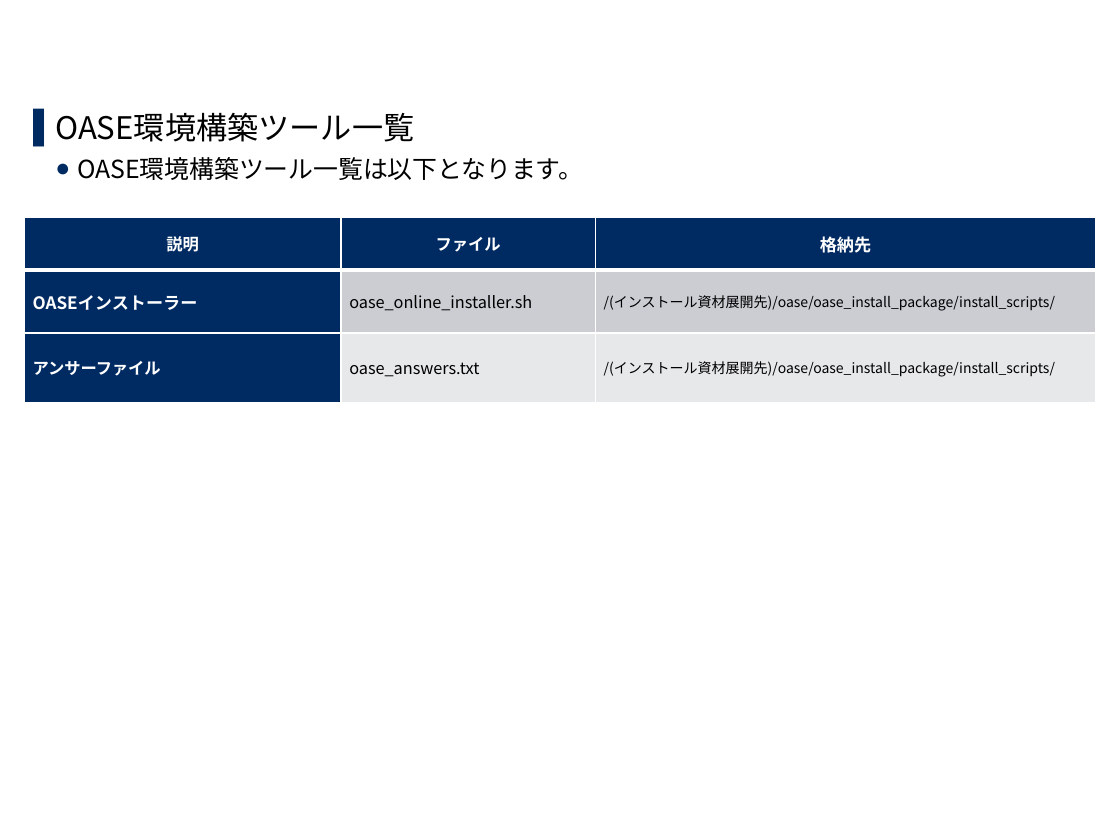
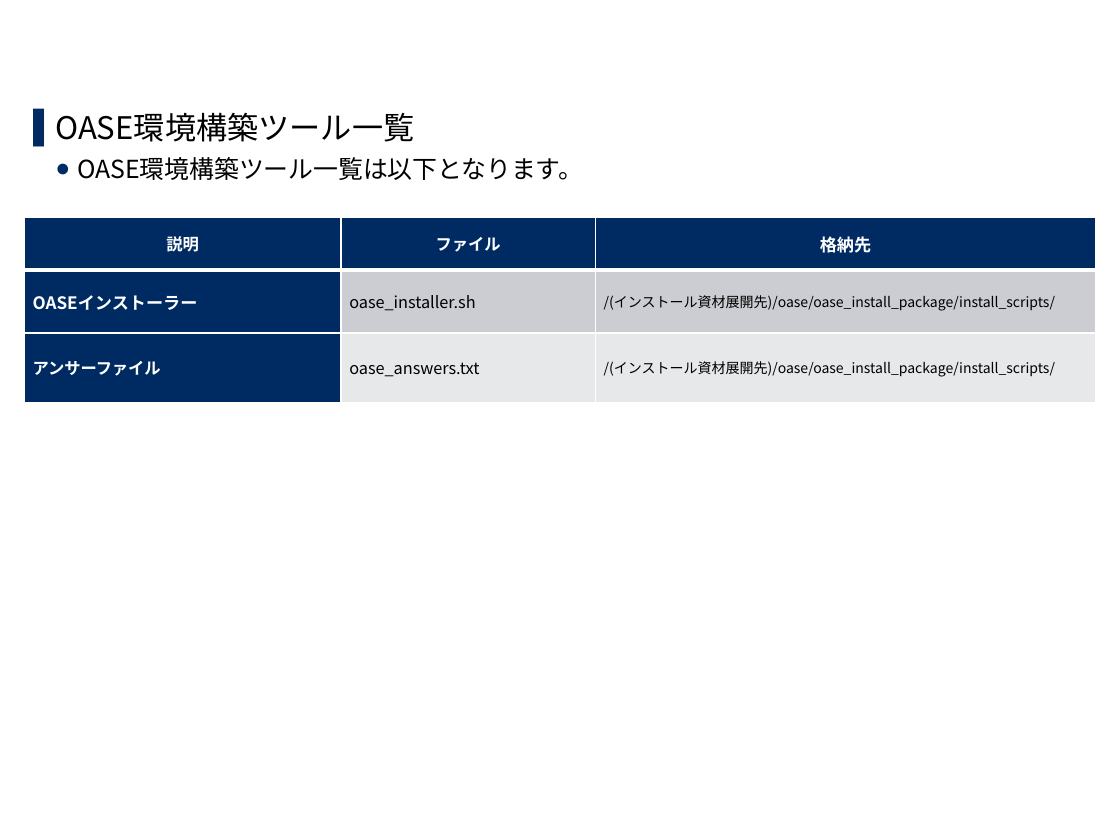
Before and after one commit to exastro-suite/oase-docs, a slide deck: slide 9 of asset/Learn_ja/OASE-online-install_ja.pptx. Drawn at 1120x840 pixels with LibreOffice and Linux fonts; fonts in the diff are those of the drawing; background and template pictures are left out. Boxes give left, top, right and bottom in pixels: in the first picture for what was removed or moved away, otherwise in the second. Text is boxed around its words. In the diff, an @@ line names an element or a change of style, - is before the commit and + after.

```diff
--- a/asset/Learn_ja/OASE-online-install_ja.pptx
+++ b/asset/Learn_ja/OASE-online-install_ja.pptx
@@ table at (25,217,1096,402) @@
-row 2, column 2: oase_online_installer.sh
+row 2, column 2: oase_installer.sh
```
Also in this commit, not shown: 13 other slides changed, 4 slides added, 7 other files.
